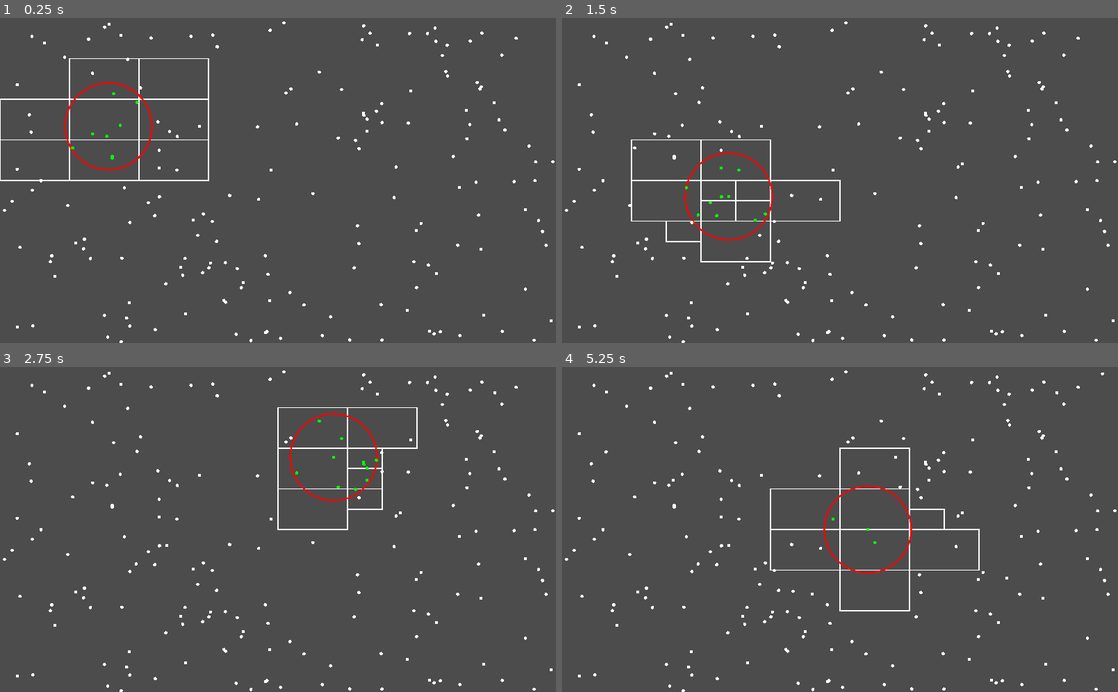
Above: before the commit, frames 1-4 (two rows, left to right).
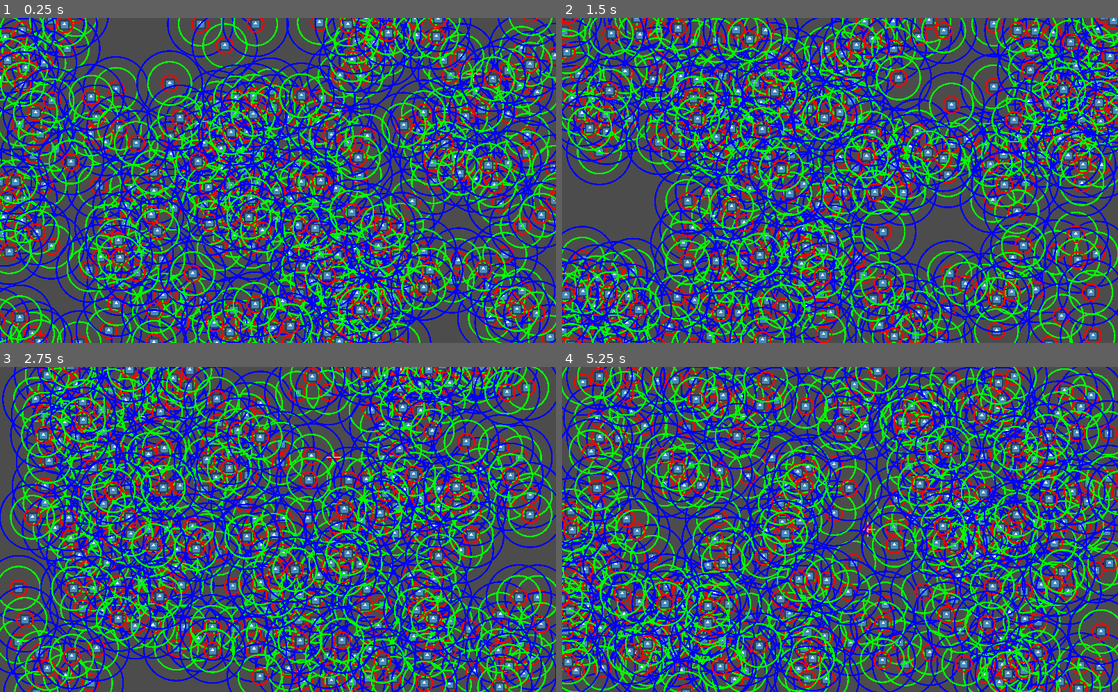
Above: after the commit, the same moments.

Repository: AndreaTerenz/BOIDS
Game: Godot game, scene res://scenes/Main.tscn
Two runs of this game, one before a commit and one after it. Both use one fixed random seed, a clock stepped at 60 frames per second and the inputs below. Before the commit the project starts from res://scenes/QuadTreeTest.tscn. The engine's default icon, where the game draws it, is replaced by a stand-in: a white triangle on a blue panel in a dark square.
Inputs (mouse positions are in pixels of both pictures, inside the frame that each line leads up to):
- Up to frame 1 (0.25 s): no input
- Up to frame 2 (1.5 s): tap Enter (clear, bound only after the commit) at 0.5 s; move the mouse to (962, 164) at 0.52 s; press the mouse at (962, 164) at 0.53 s; tap Space (add_point) at 0.6 s; move the mouse to (728, 196) at 1.27 s; release the mouse at (728, 196) at 1.28 s; click (728, 196) at 1.35 s
- Up to frame 3 (2.75 s): tap Enter (clear, bound only after the commit) at 1.55, 2.1 s; move the mouse to (333, 458) at 2.02 s; click (333, 458) at 2.17 s; tap Space (add_point) at 2.3 s
- Up to frame 4 (5.25 s): move the mouse to (812, 594) at 2.77 s; tap Space (add_point) at 2.85, 4.55, 5.1 s; click (812, 594) at 3.05 s; move the mouse to (1006, 578) at 3.52 s; press the mouse at (1006, 578) at 3.53 s; tap Enter (clear, bound only after the commit) at 3.8, 4.35 s; move the mouse to (673, 480) at 4.27 s; release the mouse at (673, 480) at 4.28 s; click (673, 480) at 4.42 s; move the mouse to (867, 529) at 5.02 s; press the mouse at (867, 529) at 5.03 s

The runs differ from the first frame. In frame 1, 56% of the frame differs, in the area x 0-100%, y 0-100%; in frame 2, 56%; in frame 3, 57%; in frame 4, 58%.

Commit message:
I'd say we've implemented the QuadTree in the flock controller (fps improved up to two-fold)

Diff:
--- a/project.godot
+++ b/project.godot
@@ -45,8 +45,12 @@
 [application]
 
 config/name="BOIDS"
-run/main_scene="res://scenes/QuadTreeTest.tscn"
+run/main_scene="res://scenes/Main.tscn"
 config/icon="res://icon.png"
+
+[debug]
+
+settings/stdout/print_fps=true
 
 [display]
 
@@ -127,6 +131,16 @@
 "events": [ Object(InputEventKey,"resource_local_to_scene":false,"resource_name":"","device":0,"alt":false,"shift":false,"control":false,"meta":false,"command":false,"pressed":false,"scancode":32,"unicode":0,"echo":false,"script":null)
  ]
 }
+clear={
+"deadzone": 0.5,
+"events": [ Object(InputEventKey,"resource_local_to_scene":false,"resource_name":"","device":0,"alt":false,"shift":false,"control":false,"meta":false,"command":false,"pressed":false,"scancode":16777221,"unicode":0,"echo":false,"script":null)
+ ]
+}
+add_point_at_mouse={
+"deadzone": 0.5,
+"events": [ Object(InputEventMouseButton,"resource_local_to_scene":false,"resource_name":"","device":-1,"alt":false,"shift":false,"control":false,"meta":false,"command":false,"button_mask":0,"position":Vector2( 0, 0 ),"global_position":Vector2( 0, 0 ),"factor":1.0,"button_index":1,"pressed":false,"doubleclick":false,"script":null)
+ ]
+}
 
 [rendering]
 
--- a/scenes/Main.tscn
+++ b/scenes/Main.tscn
@@ -17,4 +17,5 @@
 
 [node name="Flock" type="Node2D" parent="."]
 script = ExtResource( 3 )
-count = 40
+target = NodePath("../Target")
+count = 250
--- a/scripts/BoidController.gd
+++ b/scripts/BoidController.gd
@@ -39,11 +39,11 @@
 
 onready var screen_size = get_viewport_rect().size + Vector2(10, 10)
 
-func _init(pos : Vector2, i : int, t : Node, prnt, m, scn : PackedScene) -> void:
+func _init(pos : Vector2, i : int, trgt : Node, prnt, m, scn : PackedScene) -> void:
 	self.position = pos
 	self.id = i
 	self.parent = prnt
-	self.target = t
+	self.target = trgt
 	self.mode = m
 	initNoise()
 
@@ -67,8 +67,9 @@
 
 	if (SHOW_DEBUG):
 		if (othersCount > 1):
-			draw_empty_circle(Vector2.ZERO, SEPARATION_RADIUS, Color.white, 3)
-			draw_empty_circle(Vector2.ZERO, ALIGNMENT_RADIUS, Color.white, 3)
+			draw_empty_circle(Vector2.ZERO, COHESION_RADIUS, Color.blue, 3)
+			draw_empty_circle(Vector2.ZERO, SEPARATION_RADIUS, Color.red, 3)
+			draw_empty_circle(Vector2.ZERO, ALIGNMENT_RADIUS, Color.green, 3)
 
 		if (self.mode != BOID_MODE.DRIFT):
 			var col : Color
@@ -127,7 +128,7 @@
 	return output.clamped(MAX_FORCE)
 
 func getCohesion() -> Vector2:
-	var others = self.parent.getOtherBoidsInRange(self.id, COHESION_RADIUS)
+	var others = self.parent.getOtherBoidsInRange(self, COHESION_RADIUS*2)
 	var output : Vector2 = Vector2.ZERO
 	var count : int = 0
 
@@ -142,7 +143,7 @@
 	return output
 
 func getAlignment() -> Vector2:
-	var others = self.parent.getOtherBoidsInRange(self.id, ALIGNMENT_RADIUS)
+	var others = self.parent.getOtherBoidsInRange(self, ALIGNMENT_RADIUS*2)
 	var output : Vector2 = Vector2.ZERO
 	var count : int = 0
 
@@ -158,7 +159,7 @@
 	return output
 
 func getSeparation() -> Vector2:
-	var others = self.parent.getOtherBoidsInRange(self.id, SEPARATION_RADIUS)
+	var others = self.parent.getOtherBoidsInRange(self, SEPARATION_RADIUS*2)
 	var output : Vector2 = Vector2.ZERO
 	var count : int = 0
 
@@ -197,7 +198,7 @@
 	return desire
 
 func getTargetPos() -> void:
-	var actualPos : Vector2 = getActualTargetPos()
+	var actualPos : Vector2 = self.target.position
 	self.targetInSight = isPositionInSight(actualPos)
 
 	if (canWander()):
@@ -210,11 +211,8 @@
 	self.wanderNoisePos += 2
 	return Vector2(WANDER_RADIUS, 0).rotated(self.wanderAngle)
 
-func getActualTargetPos() -> Vector2:
-	return get_global_mouse_position() if (self.target == null) else self.target.position
-
 func getActualTargetDistance() -> float:
-	return getActualTargetPos().distance_squared_to(self.position)
+	return self.target.position.distance_squared_to(self.position)
 
 func getTargetDistance() -> float:
 	return self.position.distance_squared_to(self.lastTargetPos)
@@ -222,7 +220,7 @@
 func isPositionInSight(pos : Vector2) -> bool:
 	var distance = pos.distance_squared_to(self.position)
 	var distOK : bool = (distance <= pow(FOV_RADIUS,2))
-	var angle : float = to_local(pos).angle()
+	var angle : float = PI - pos.angle_to_point(self.position)
 	var angleOK : bool = (angle >= -self.actualFOVAngle) and (angle <= self.actualFOVAngle)
 
 	return distOK and angleOK
--- a/scripts/Circle2.gd
+++ b/scripts/Circle2.gd
@@ -16,7 +16,9 @@
 	return dist <= radiusSq
 
 func intersects(other : Circle2) -> bool:
-	return has_point(other.center)
+	var distance = self.center.distance_squared_to(other.center)
+	var radSqSum = pow(self.radius + other.radius, 2)
+	return distance <= radSqSum
 
 func intersectsRect(rect : Rect2) -> bool:
 	var tempX : float = self.center.x
--- a/scripts/FlockController.gd
+++ b/scripts/FlockController.gd
@@ -7,35 +7,40 @@
 export(PackedScene) var boidScene = preload("res://scenes/Boid.tscn")
 export(NodePath) var target : NodePath
 export(BOID_MODE) var mode = BOID_MODE.DRIFT
-export(int, 1, 250, 1) var count = 1
+export(int, 1, 250, 1) var count = 5
 
-onready var bounds : Vector2 = get_viewport_rect().size
+var qtree : QuadTree
+
+onready var bounds : Rect2 = get_viewport_rect()
+onready var boundsSize : Vector2 = get_viewport_rect().size
 
 func _ready() -> void:
-	for i in range(0, self.count):
-		var startPos : Vector2 = Vector2(rand_range(0, self.bounds.x), rand_range(0, self.bounds.y))
-		var b : Boid = Boid.new(startPos, i, get_node(target), self, mode, boidScene)
-		self.add_child(b)
+	self.qtree = QuadTree.new(self.bounds)
+	reset()
 
 func _process(_delta: float) -> void:
-	#move boids AFTER computing everyone's velocity
-	for boid in getBoids():
-		boid.setVelocity()
-	for boid in getBoids():
-		boid.move()
-		boid.update()
+	var boids = getBoids()
+
+	for stage in [1,2,3]:
+		for boid in boids:
+			match stage:
+				1 : #First, add each boid to the quadtree
+					var elem = QuadTreeElement.new(boid.position, str(boid.id), boid)
+					self.qtree.insert(elem)
+				2 : #Second, calculate each boid's velocity
+					boid.setVelocity()
+				3 : #Third, move each boid
+					boid.move()
+					boid.update()
+
+	self.qtree.clear()
 
 func getBoidsCount() -> int:
 	return self.get_children().size()
 
-func getOtherBoidsInRange(exclude : int, distance : int) -> Array:
-	var refPos : Vector2 = getBoids()[exclude].position
-	var others : Array = []
-	for o in getBoids():
-		var d = o.position.distance_squared_to(refPos)
-		if (o.id != exclude) and (d <= pow(distance*2, 2)):
-			others.append(o)
-	return others
+func getOtherBoidsInRange(exclude : Boid, distance : int) -> Array:
+	var elem : QuadTreeElement = QuadTreeElement.new(exclude.position, str(exclude.id), exclude)
+	return self.qtree.objectsAroundElement(elem, distance)
 
 func getOtherBoids(exclude : int) -> Array:
 	var b = []
@@ -47,7 +52,7 @@
 func getBoids() -> Array:
 	return self.get_children()
 
-func _input(event: InputEvent) -> void:
+func _input(_event: InputEvent) -> void:
 	if Input.is_action_just_pressed("reset"):
 		reset()
 
@@ -55,7 +60,9 @@
 	for b in getBoids():
 		remove_child(b)
 		b.queue_free()
+	self.qtree.clear()
 	for i in range(0, self.count):
-		var startPos : Vector2 = Vector2(rand_range(0, self.bounds.x), rand_range(0, self.bounds.y))
+		var startPos : Vector2 = Vector2(rand_range(0, self.boundsSize.x), rand_range(0, self.boundsSize.y))
 		var b : Boid = Boid.new(startPos, i, get_node(target), self, mode, boidScene)
-		self.add_child(b)
+		if self.qtree.insert(QuadTreeElement.new(b.position, str(b.id), b)):
+			self.add_child(b)
--- a/scripts/QuadTree.gd
+++ b/scripts/QuadTree.gd
@@ -10,25 +10,24 @@
 var isDivided : bool = false
 
 func _init(bnds : Rect2, cap : int = 5, i : String = "0") -> void:
-	print("created QT - bounds: " + str(bnds) + " | capacity: " + str(cap) + " | id: " + i)
 	self.bounds = bnds
 	self.id = i
 	self.capacity = cap
 
 func divide() -> void:
-	if not(self.isDivided):
-		var startX = self.bounds.position.x
-		var startY = self.bounds.position.y
-		var halfWidth = self.bounds.size.x / 2
-		var halfHeight = self.bounds.size.y / 2
+	var startX = self.bounds.position.x
+	var startY = self.bounds.position.y
+	var halfWidth = self.bounds.size.x / 2
+	var halfHeight = self.bounds.size.y / 2
 
-		print(" ")
-		self.children.append(get_script().new(Rect2(startX, startY, halfWidth, halfHeight), self.capacity, self.id+".0"))
-		self.children.append(get_script().new(Rect2(startX+halfWidth, startY, halfWidth, halfHeight), self.capacity, self.id+".1"))
-		self.children.append(get_script().new(Rect2(startX, startY+halfHeight, halfWidth, halfHeight), self.capacity, self.id+".2"))
-		self.children.append(get_script().new(Rect2(startX+halfWidth, startY+halfHeight, halfWidth, halfHeight), self.capacity, self.id+".3"))
+	self.children.append(get_script().new(Rect2(startX, startY, halfWidth, halfHeight), self.capacity, self.id+".0"))
+	self.children.append(get_script().new(Rect2(startX+halfWidth, startY, halfWidth, halfHeight), self.capacity, self.id+".1"))
+	self.children.append(get_script().new(Rect2(startX, startY+halfHeight, halfWidth, halfHeight), self.capacity, self.id+".2"))
+	self.children.append(get_script().new(Rect2(startX+halfWidth, startY+halfHeight, halfWidth, halfHeight), self.capacity, self.id+".3"))
 
-		self.isDivided = true
+	self.isDivided = true
+
+	partition()
 
 func printElements() -> void:
 	for e in self.elements:
@@ -47,20 +46,10 @@
 				output.append(childBound)
 		return output
 
-func getPointsList() -> Array:
-	var output = []
+func allElements() -> Array:
+	return elementsInRect(self.bounds)
 
-	for elem in self.elements:
-		output.append(elem.position)
-
-	for child in children:
-		for childPoint in child.getPointsList():
-			output.append(childPoint)
-
-	return output
-
-func partitionElements() -> void:
-	var count = self.elements.size()
+func partition() -> void:
 	for e in self.elements:
 		var copy = e.duplicate()
 		for child in children:
@@ -85,30 +74,70 @@
 func elementsInCircle(circle : Circle2) -> Array:
 	var output = []
 	if circle.intersectsRect(self.bounds):
-		if not(self.isDivided):
-			for elem in self.elements:
-				if circle.has_point(elem.position):
-					output.append(elem)
-		else:
-			for child in children:
-				for e in child.elementsInCircle(circle):
-					output.append(e)
+		for elem in self.elements:
+			if circle.has_point(elem.position):
+				output.append(elem)
+		for child in children:
+			for e in child.elementsInCircle(circle):
+				output.append(e)
 
+	return output
+
+func elementsAroundElement(element : QuadTreeElement, radius : int) -> Array:
+	var output = []
+	var circle = Circle2.new(element.position, radius)
+	if circle.intersectsRect(self.bounds):
+		for elem in self.elements:
+			if elem.id != element.id and circle.has_point(elem.position):
+				output.append(elem)
+		for child in children:
+			for e in child.elementsInCircle(circle):
+				output.append(e)
+
+	return output
+
+func objectsInRect(area : Rect2) -> Array:
+	return elementsToReferences(elementsInRect(area))
+
+func objectsInCircle(circle : Circle2) -> Array:
+	return elementsToReferences(elementsInCircle(circle))
+
+func objectsAroundElement(element : QuadTreeElement, radius : int) -> Array:
+	return elementsToReferences(elementsAroundElement(element, radius))
+
+func elementsToReferences(elements : Array) -> Array:
+	var output = []
+	for e in elements:
+		output.append(e.reference)
 	return output
 
 func insert(qte : QuadTreeElement) -> bool:
 	if (self.bounds.has_point(qte.position)):
 		if (self.elements.size() < self.capacity and not(self.isDivided)):
-			self.elements.append(qte)
-			return true
+			if not(self.elements.has(qte)):
+				self.elements.append(qte)
+				return true
+			else:
+				return false
 		else:
-			var wasDivided = self.isDivided
-			divide()
-			if wasDivided != self.isDivided:
-				partitionElements()
+			if not(self.isDivided):
+				divide()
 			for child in children:
 				if child.insert(qte):
 					return true
 			return false #IF THIS HAPPENS WE ARE IN TROUBLE
 	else:
 		return false
+
+func insertMany(qtes : Array) -> bool:
+	var output : bool = true
+	for qte in qtes:
+		output = output and insert(qte)
+	return output
+
+func clear() -> void:
+	for child in self.children:
+		child.clear()
+	self.children.clear()
+	self.elements.clear()
+	self.isDivided = false
--- a/scripts/QuadTreeElement.gd
+++ b/scripts/QuadTreeElement.gd
@@ -4,10 +4,12 @@
 
 var position : Vector2 = Vector2.ZERO
 var reference : Object = null
+var id : String = ""
 
-func _init(p : Vector2, r : Object = null) -> void:
+func _init(p : Vector2, i : String, r : Object = null) -> void:
 	self.position = p
+	self.id = i
 	self.reference = r
 
 func duplicate() -> QuadTreeElement:
-	return get_script().new(self.position, self.reference)
+	return get_script().new(self.position, self.id, self.reference)
--- a/scripts/QuadTreeTest.gd
+++ b/scripts/QuadTreeTest.gd
@@ -10,18 +10,23 @@
 	randomize()
 	qt = QuadTree.new(scrn)
 
-	for i in range(0, 180):
+	for i in range(0, 20):
 		insertRandomPoint()
 
 func _input(event: InputEvent) -> void:
 	if Input.is_action_just_pressed("add_point"):
 		insertRandomPoint()
 
+	if Input.is_action_just_pressed("clear"):
+		self.qt.clear()
+		self.allPoints.clear()
+		update()
+
 	if event is InputEventMouseMotion:
 		testCircle.center = get_global_mouse_position()
 		update()
 
-	if Input.is_mouse_button_pressed(1):
+	if Input.is_action_pressed("add_point_at_mouse"):
 		insertPointAt(get_global_mouse_position())
 
 func _draw() -> void:
@@ -46,6 +51,6 @@
 
 func insertPointAt(pos : Vector2) -> void:
 	var elem : QuadTreeElement = QuadTreeElement.new(pos)
-	if qt.insert(elem):
+	if qt.insert(pos):
 		self.allPoints.append(pos)
 		update()
